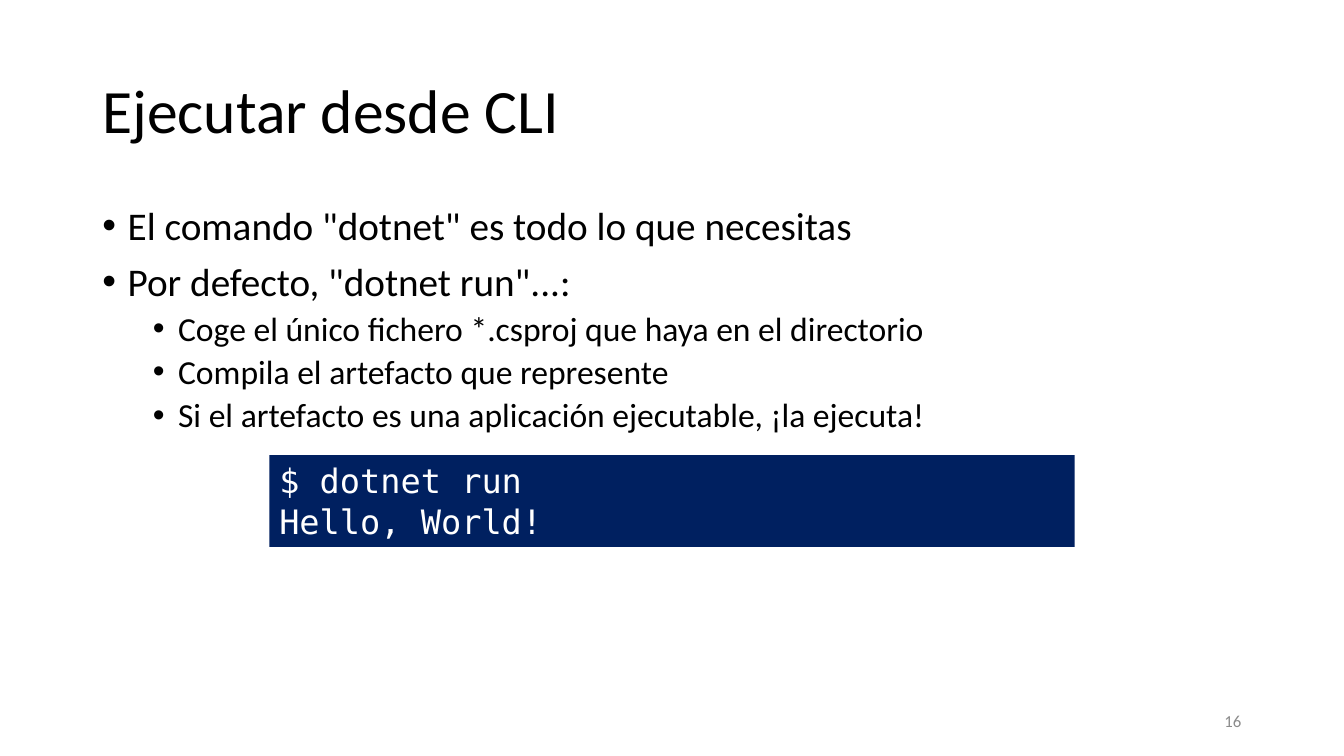
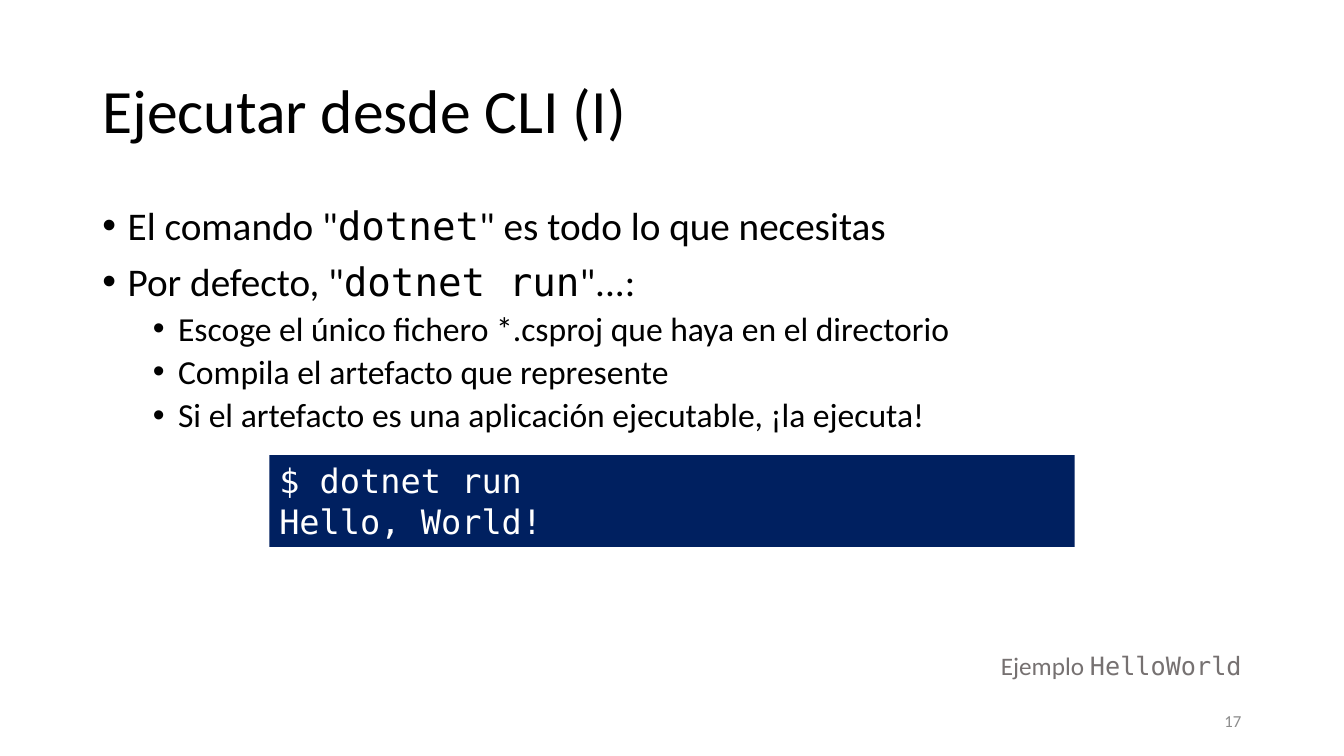
Before and after one commit to SergioLuis/hour-of-code-uva-2021, a slide deck: slide 17 of slides.pptx (slide 16 before the commit). Drawn at 1344x756 pixels with LibreOffice and Linux fonts; fonts in the diff are those of the drawing. Boxes give left, top, right and bottom in pixels: in the first picture for what was removed or moved away, otherwise in the second. Text is boxed around its words. In the diff, an @@ line names an element or a change of style, - is before the commit and + after.

```diff
--- a/slides.pptx
+++ b/slides.pptx
@@ title at bbox=[102, 88, 626, 144]: text changed @@
-Ejecutar desde CLI
+Ejecutar desde CLI (I)
@@ text at bbox=[128, 210, 886, 301]: font Calibri to DejaVu Sans Mono in ""dotnet"", ""dotnet run"...:" @@
@@ text at bbox=[178, 317, 949, 347]: text changed @@
-  • Coge el único fichero *.csproj que haya en el directorio
+  • Escoge el único fichero *.csproj que haya en el directorio
@@ text added at bbox=[1001, 655, 1242, 680], 18 pt, text #767171 @@
+Ejemplo HelloWorld
@@ page number at bbox=[1224, 716, 1241, 727]: text changed @@
-16
+17
```
Also in this commit, not shown: 19 other slides changed, 26 slides added, 11 other files.
